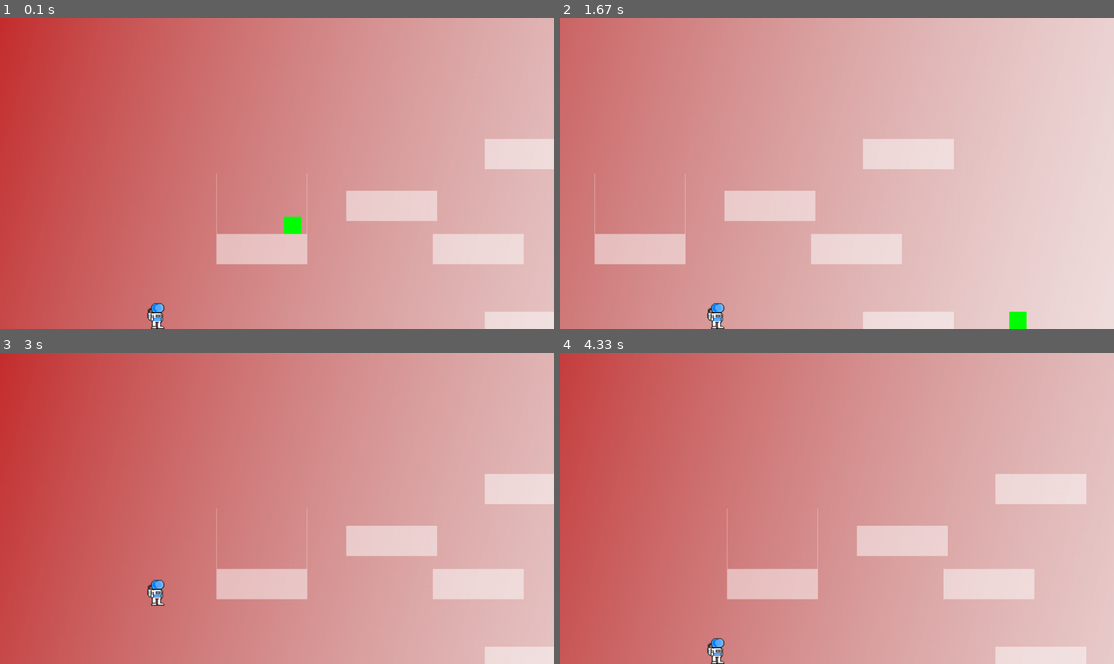
Above: before the commit, frames 1-4 (two rows, left to right).
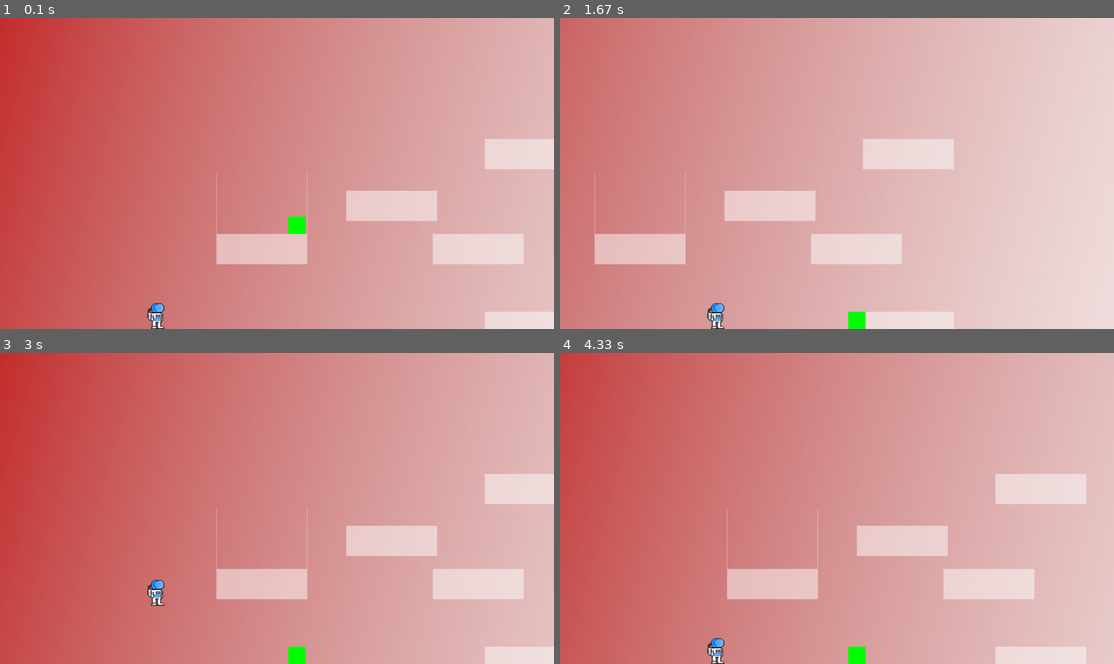
Above: after the commit, the same moments.

Repository: FlyingEwok/pygameRST
Game: pygame game, started from game.py
Same seed, same stepped clock (60 frames per second), same inputs: the game is played once before the commit and once after it.
Inputs:
- Up to frame 1 (0.1 s): no input
- Up to frame 2 (1.67 s): hold Right 0.33-0.8 s; hold Up 0.83-1.13 s; hold Right 1.17-1.63 s
- Up to frame 3 (3 s): hold Left 1.67-2.2 s; hold Left 2.23-2.63 s; hold Up from 2.67 s (still down)
- Up to frame 4 (4.33 s): release Up at 3.03 s; hold Right 3.07-3.7 s; hold Left 3.73-4.2 s; hold Right from 4.23 s (still down)

The runs differ from the first frame. In frame 1, 0.1% of the frame differs, in the area x 51-56%, y 63-70%; in frame 2, 0.4%, in the area x 52-85%, y 94-100%; in frame 3, 0.2%; in frame 4, 0.2%.

Commit message:
Enemy stuff

Diff:
--- a/enemyclass.py
+++ b/enemyclass.py
@@ -1,6 +1,7 @@
 import pygame
 import main
 import rgbColours
+import levelclass
 
 class Enemy(pygame.sprite.Sprite):
     """
@@ -25,7 +26,7 @@
         self.rect = self.image.get_rect()
 
         # Set speed vector of enemy
-        self.change_x = 2
+        self.change_x = 0
         self.change_y = 0
 
         # List of sprites we can bump against
@@ -53,11 +54,9 @@
             # If we are moving right,
             # set our right side to the left side of the item we hit
             if self.change_x > 0:
-                #self.rect.right = block.rect.left
                 self.change_x = -2
             elif self.change_x < 0:
                 # Otherwise if we are moving left, do the opposite.
-                self.rect.left = block.rect.right
                 self.change_x = 2
 
         # Move up/down
--- a/level1class.py
+++ b/level1class.py
@@ -1,6 +1,7 @@
 import levelclass
 import platformclass
 import invisablehitmarkerclass
+import enemyclass
 
 # Create platforms for the level
 class Level_01(levelclass.Level):
@@ -28,6 +29,11 @@
                  [1, 140, 709, 360]
                  ]
 
+        enemyList = [
+                [1, 1, 800, 520],
+                [1, 1, 666, 100]
+                ]
+
         # Go through the array above and add platforms
         for platform in levelPlatform:
             block = platformclass.Platform(platform[0], platform[1])
@@ -41,3 +47,9 @@
             marker.rect.x = hitmarker[2]
             marker.rect.y = hitmarker[3]
             self.hitmarker_list.add(marker)
+
+        # for enemy in enemyList:
+        #     enemy1 = enemyclass.Enemy(enemy[0], enemy[1])
+        #     enemy1.rect.x = enemy[2]
+        #     enemy1.rect.y = enemy[3]
+        #     self.enemy_list.add(enemy1)
